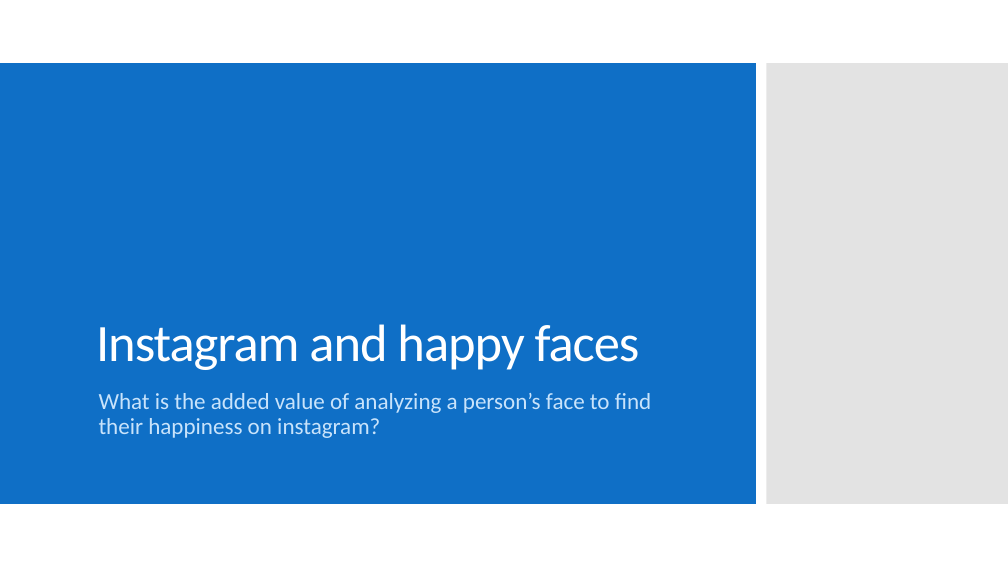
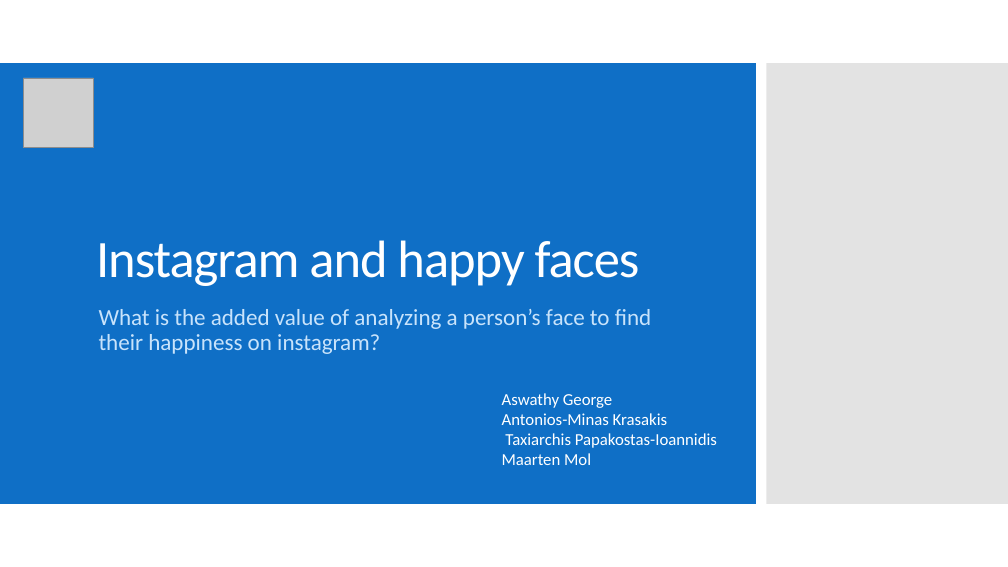
Before and after one commit to taxipapak/Marketing_Case, a slide deck: slide 1 of InstagramPres.pptx. Drawn at 1008x567 pixels with LibreOffice and Linux fonts; fonts in the diff are those of the drawing; grey boxes stand for pictures. Boxes give left, top, right and bottom in pixels: in the first picture for what was removed or moved away, otherwise in the second. Text is boxed around its words. In the diff, an @@ line names an element or a change of style, - is before the commit and + after.

Commit message:
add timeweighting image and other stuff

```diff
--- a/InstagramPres.pptx
+++ b/InstagramPres.pptx
@@ picture added at box(23, 78, 93, 147) @@
@@ title "Instagram and happy faces": place and size @@
-title "Instagram and happy faces" at box(96, 324, 640, 370)
+title "Instagram and happy faces" at box(96, 240, 640, 286)
@@ subtitle "What is the added value ...": place and size @@
-subtitle "What is the added value ..." at box(99, 393, 651, 438)
+subtitle "What is the added value ..." at box(99, 309, 651, 354)
@@ text added at box(502, 393, 717, 465), 16 pt, text #FFFFFF @@
+Aswathy George
+Antonios-Minas Krasakis
+Taxiarchis Papakostas-Ioannidis
+Maarten Mol
```
Also in this commit, not shown: 1 other slide changed, 1 slide added.
